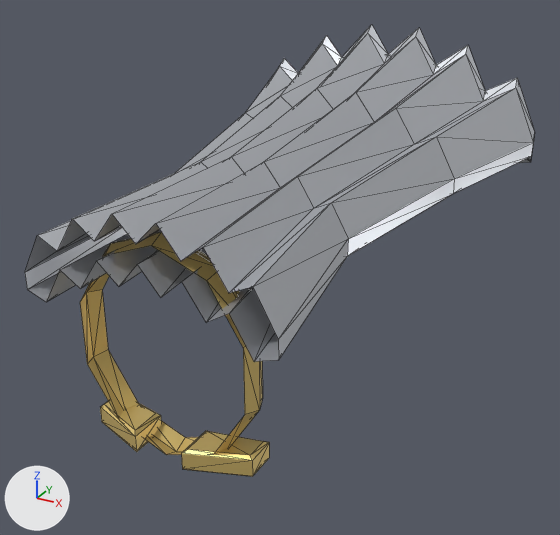
The glTF model client/public/models/armour/cape_cape.glb, before and after one commit.
Camera for both pictures: a 50 mm camera at (0.872, -3.084, 0.825) aimed at (-0.014, -1.473, 0.019). The lights are fixed; the arrows at lower left show +X, +Y and +Z. The first picture is the older version. Mesh edges are drawn as thin lines. Vertices at exactly the same position are counted once.

Names of what the first picture shows: 'Cape0', 'Cape1', 'Cape2', 'Torso'.
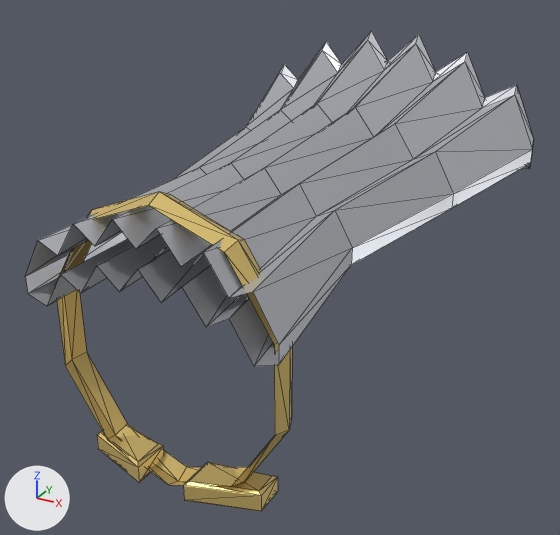
What changed in the scene script:
```text
Change me_cape0:
    used by ob_cape0; location = (0.0, 0.0, 0.0)
    remove me_cape0.from_pydata(...)  # 52 vertices, 52 faces; spans x -0.3..0.3, y -2.05..-1.65, z 0.113..0.352
    add me_cape0.from_pydata(...)  # 52 vertices, 52 faces; spans x -0.3..0.3, y -2.05..-1.65, z 0.103..0.339
    me_cape0 part 1: 52 of 52 vertices moved; they spanned x -0.3..0.3, y -2.05..-1.65, z 0.113..0.352 and now span x -0.3..0.3, y -2.05..-1.65, z 0.103..0.339; mean shift (0.0, 0.0, -0.013)
Change me_cape1:
    used by ob_cape1; location = (0.0, 0.0, 0.0)
    remove me_cape1.from_pydata(...)  # 52 vertices, 52 faces; spans x -0.34..0.34, y -1.65..-1.19, z 0.156..0.427
    add me_cape1.from_pydata(...)  # 52 vertices, 52 faces; spans x -0.34..0.34, y -1.65..-1.19, z 0.134..0.387
    me_cape1 part 2: 52 of 52 vertices moved; they spanned x -0.34..0.34, y -1.65..-1.19, z 0.156..0.427 and now span x -0.34..0.34, y -1.65..-1.19, z 0.134..0.387; mean shift (0.0, 0.0, -0.028)
Change me_cape2:
    used by ob_cape2; location = (0.0, 0.0, 0.0)
    remove me_cape2.from_pydata(...)  # 78 vertices, 128 faces; spans x -0.46..0.46, y -1.19..-0.779, z 0.174..0.552
    add me_cape2.from_pydata(...)  # 78 vertices, 128 faces; spans x -0.46..0.46, y -1.19..-0.779, z 0.134..0.532
    me_cape2 part 3: all 26 vertices in x -0.34..0.34, y -1.19, z 0.174..0.427 are moved by (0.0, 0.0, -0.04)
    me_cape2 part 4: all 52 vertices in x -0.46..0.46, y -0.85..-0.779, z 0.175..0.552 are moved by (0.0, 0.0, -0.02)
Change me_torso:
    used by ob_torso; location = (0.0, 0.0, 0.0)
    remove me_torso.from_pydata(...)  # 62 vertices, 96 faces; spans x -0.213..0.213, y -2.03..-1.91, z -0.228..0.288
    add me_torso.from_pydata(...)  # 62 vertices, 96 faces; spans x -0.28..0.28, y -2.03..-1.91, z -0.308..0.368
    me_torso part 5: the loose piece of 16 vertices spanning x 0.06..0.2, y -2.03..-1.91, z -0.216..-0.164 is scaled about its middle by (1.15, 1, 1), then moved by (0.01, 0.0, -0.082)
    me_torso part 6: the loose piece of 16 vertices spanning x -0.2..-0.06, y -2.03..-1.91, z -0.216..-0.164 is scaled about its middle by (1.15, 1, 1), then moved by (-0.01, 0.0, -0.082)
    me_torso part 7: 30 of 62 vertices moved; they spanned x -0.213..0.213, y -2.005..-1.935, z -0.228..0.288 and now span x -0.28..0.28, y -2.005..-1.935, z -0.308..0.368; mean shift (0.0, 0.0, 0.0); largest move (0.0, -1.935, 0.271) -> (0.0, -1.935, 0.352)
```

Pixel boxes (x1, y1, x2, y2) of what changed, in the pictures (560 x 535 px; the box of a moved part takes in the faces that stretch with it):
'Cape0', reshaped
    before: (25, 157, 348, 362)
    after: (25, 163, 352, 366)
'Torso', reshaped (25% wider, 30% taller)
    before: (80, 232, 269, 477)
    after: (55, 192, 292, 511)
'Cape2', reshaped
    before: (246, 25, 535, 193)
    after: (246, 31, 534, 208)
'Cape1', reshaped
    before: (175, 89, 454, 256)
    after: (173, 103, 453, 265)
part 3 of me_cape2, moved or reshaped
    before: (246, 34, 533, 193)
    after: (246, 40, 532, 208)
part 4 of me_cape2, moved or reshaped
    before: (278, 25, 535, 163)
    after: (254, 31, 534, 169)
part 5 of me_torso, moved or reshaped
    before: (181, 431, 269, 477)
    after: (183, 462, 278, 511)
part 6 of me_torso, moved or reshaped
    before: (100, 402, 161, 452)
    after: (97, 431, 164, 483)
part 7 of me_torso, moved or reshaped
    before: (80, 232, 263, 455)
    after: (55, 192, 292, 486)
